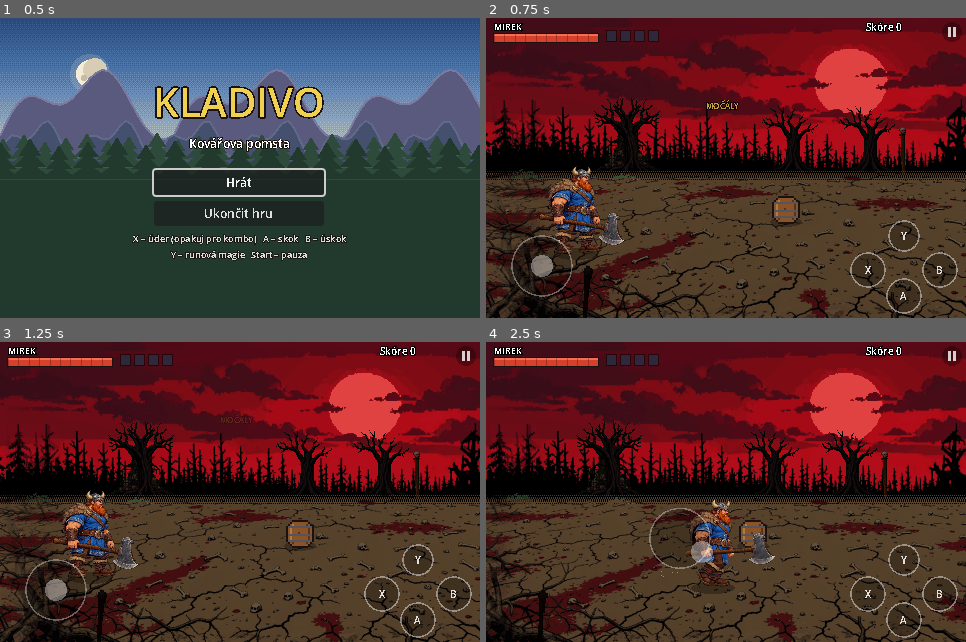
Above: before the commit, frames 1-4 (two rows, left to right).
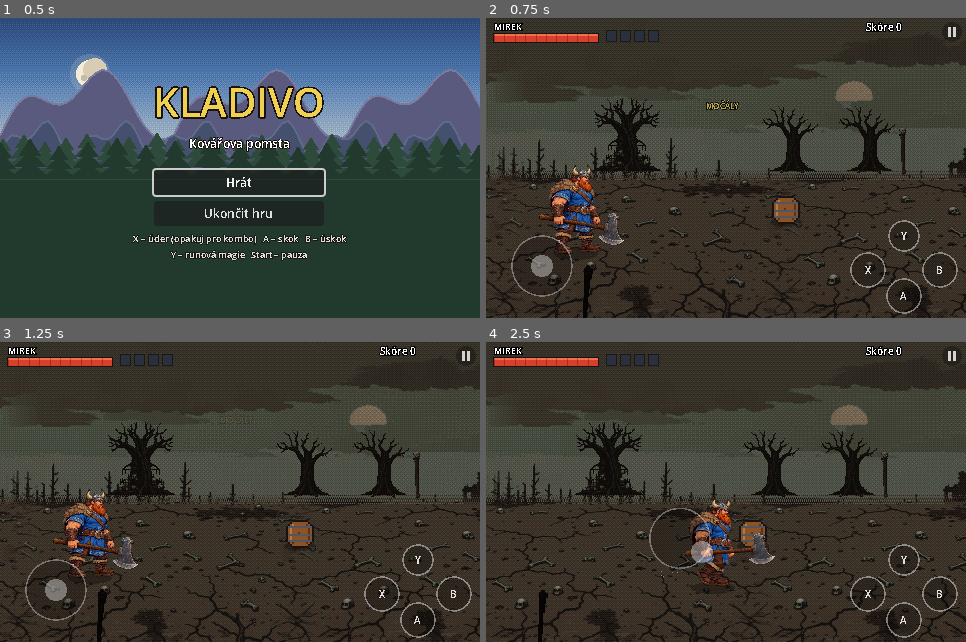
Above: after the commit, the same moments.

Repository: zarybjir/Golden_axe
Game: Godot game, scene res://scenes/main.tscn
Two runs of this game, one before a commit and one after it. Both use one fixed random seed, a clock stepped at 60 frames per second and the inputs below.
Inputs (mouse positions are in pixels of both pictures, inside the frame that each line leads up to):
- Up to frame 1 (0.5 s): no input
- Up to frame 2 (0.75 s): click "Hrát" at 0.5 s
- Up to frame 3 (1.25 s): no input
- Up to frame 4 (2.5 s): tap Enter (ui_accept) at 1.25 s; move the mouse to (831, 477) at 1.27 s; hold Right (right) 1.28-2 s; tap J (attack) at 1.35 s; click (831, 477) at 1.42 s; tap K (jump) at 1.52, 1.82 s; drag from (630, 507) to (702, 552) at 2.02 s

Frame 1 is identical in both runs. In frame 2, 71% of the frame differs, in the area x 0-100%, y 0-100%; in frame 3, 71%; in frame 4, 72%.

Commit message:
Močál ponuřejší: zatažené nebe, úzká paleta zemitých barev, holá udusaná zem bez kořenů
Co-Authored-By: Claude Opus 5.5 <noreply@anthropic.com>
Claude-Session: https://claude.ai/code/session_015jCRZS7ASg3pqxo763VEwg

Diff:
--- a/scripts/parallax.gd
+++ b/scripts/parallax.gd
@@ -58,7 +58,7 @@
 			draw_texture(sky, Vector2(roundf(sx), 0.0))
 			sx += sw
 		# Vzdálené objekty: menší, ztmavlé a zahalené do oparu
-		_draw_objects(left * MID_SPEED, MID_STEP, 156.0, 1.0, Color(0.55, 0.36, 0.38), 0)
+		_draw_objects(left * MID_SPEED, MID_STEP, 156.0, 1.0, Color(0.72, 0.7, 0.68), 0)
 	else:
 		_draw_objects(left * FRONT_SPEED, FRONT_STEP, size.y + 18.0, 1.5, Color(0.06, 0.04, 0.05, 0.92), 7)
 
Binary file changed: art/bg/swamp/ground.png
Binary file changed: art/bg/swamp/obj_0.png
Binary file changed: art/bg/swamp/obj_1.png
Binary file changed: art/bg/swamp/obj_2.png
Binary file changed: art/bg/swamp/obj_3.png
Binary file changed: art/bg/swamp/obj_4.png
Binary file changed: art/bg/swamp/obj_5.png
Binary file changed: art/bg/swamp/obj_6.png
Binary file changed: art/bg/swamp/sky.png
Binary file added: art/source/grim_swamp_ground_alt.png
Binary file changed: art/source/grim_swamp_sky.png
